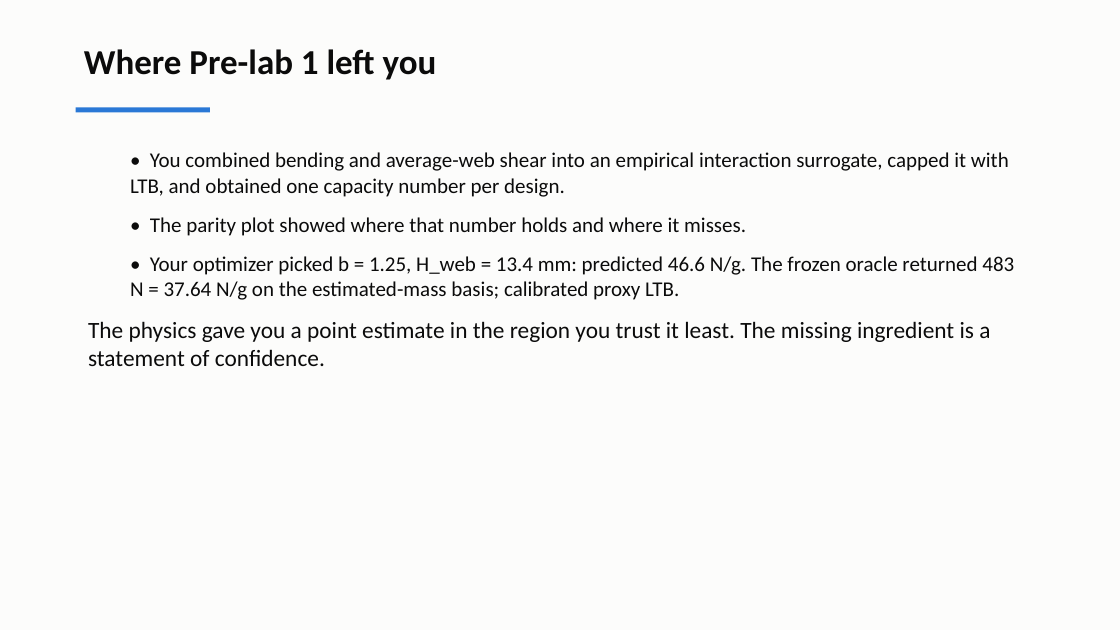
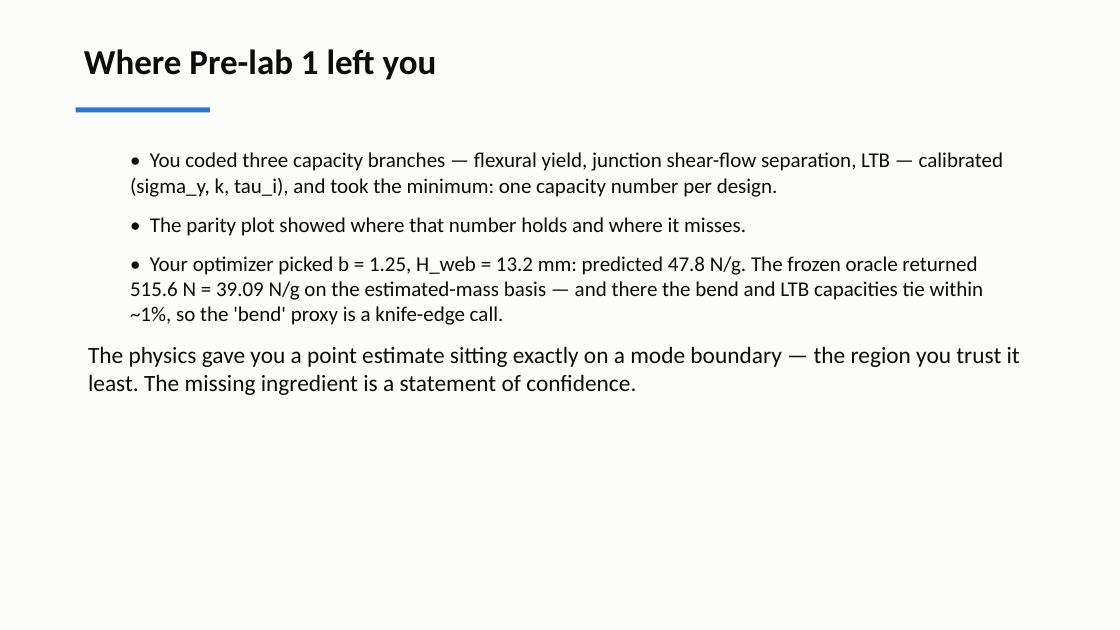
Before and after one commit to andrewvoss8-boop/core-me-data-science-activities-public, a slide deck: slide 2 of me323/Module1_drafts/ME323_Module1_Lecture2.pptx. Drawn at 1120x630 pixels with LibreOffice and Linux fonts; fonts in the diff are those of the drawing. Boxes give left, top, right and bottom in pixels: in the first picture for what was removed or moved away, otherwise in the second. Text is boxed around its words. In the diff, an @@ line names an element or a change of style, - is before the commit and + after.

```diff
--- a/me323/Module1_drafts/ME323_Module1_Lecture2.pptx
+++ b/me323/Module1_drafts/ME323_Module1_Lecture2.pptx
@@ text at <box>130,152,1003,197</box>: text changed @@
-  • You combined bending and average-web shear into an empirical interaction surrogate, capped it with LTB, and obtained one capacity number per design.
+  • You coded three capacity branches — flexural yield, junction shear-flow separation, LTB — calibrated (sigma_y, k, tau_i), and took the minimum: one capacity number per design.
@@ text at <box>88,256,1020,395</box>: text changed @@
-  • Your optimizer picked b = 1.25, H_web = 13.4 mm: predicted 46.6 N/g. The frozen oracle returned 483 N = 37.64 N/g on the estimated-mass basis; calibrated proxy LTB.
-The physics gave you a point estimate in the region you trust it least. The missing ingredient is a statement of confidence.
+  • Your optimizer picked b = 1.25, H_web = 13.2 mm: predicted 47.8 N/g. The frozen oracle returned 515.6 N = 39.09 N/g on the estimated-mass basis — and there the bend and LTB capacities tie within ~1%, so the 'bend' proxy is a knife-edge call.
+The physics gave you a point estimate sitting exactly on a mode boundary — the region you trust it least. The missing ingredient is a statement of confidence.
```
Also in this commit, not shown: 6 other slides changed, 9 other files.
